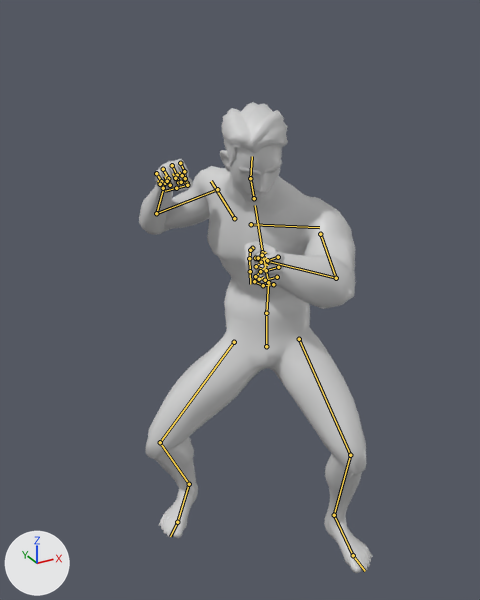
A saved change to the glTF model assets/models/character/guardian.glb.
Both versions are drawn from a 50 mm lens placed at (-1.025, -1.661, 1.849), pointed at (-0.074, 0.067, 0.985). The lights are fixed; the arrows at lower left show +X, +Y and +Z. The picture after the commit comes second. Both versions are drawn at frame 17 of the action 'BowRapid'; the numbers are the values there. The bones that change, and the others that lie on the model, are drawn over the model as lines.

Objects in the first picture: 'StoneGuardian'.
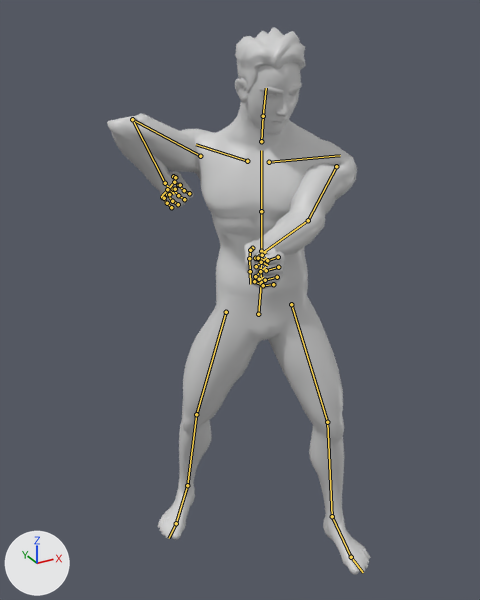
The change, as a diff of the scene's bpy script:
```diff
--- a/assets/models/character/guardian.glb.py
+++ b/assets/models/character/guardian.glb.py
@@ bone_pelvis @@
 bone_pelvis = bpy.data.objects['WarriorRig'].pose.bones['pelvis']  # child of 'root'
-bone_pelvis.location = (0.056, -0.197, -0.011)
-bone_pelvis.rotation_quaternion = (0.967, -0.147, -0.207, 0.035)  # degrees (-19, -23, 8)
+bone_pelvis.location = (0.005, -0.047, -0.025)
+bone_pelvis.rotation_quaternion = (0.992, -0.046, -0.113, 0.027)  # degrees (-6, -13, 4)
@@ bone_spine_01 @@
 bone_spine_01 = bpy.data.objects['WarriorRig'].pose.bones['spine_01']  # child of 'pelvis'
-bone_spine_01.rotation_quaternion = (0.975, -0.003, -0.219, -0.044)  # degrees (1, -25, -5)
+bone_spine_01.rotation_quaternion = (0.975, 0.0, -0.223, 0.002)  # degrees (0, -26, 0)
@@ bone_spine_02 @@
 bone_spine_02 = bpy.data.objects['WarriorRig'].pose.bones['spine_02']  # child of 'spine_01'
-bone_spine_02.rotation_quaternion = (0.948, 0.316, -0.041, 0.007)  # degrees (37, -5, -1)
+bone_spine_02.rotation_quaternion = (0.996, 0.093, 0.0, 0.0)  # degrees (11, 0, 0)
@@ bone_spine_03 @@
 bone_spine_03 = bpy.data.objects['WarriorRig'].pose.bones['spine_03']  # child of 'spine_02'
-bone_spine_03.rotation_quaternion = (0.985, 0.127, -0.112, -0.036)  # degrees (15, -12, -6)
+bone_spine_03.rotation_quaternion = (0.996, 0.093, 0.0, 0.0)  # degrees (11, 0, 0)
@@ bone_neck_01 @@
 bone_neck_01 = bpy.data.objects['WarriorRig'].pose.bones['neck_01']  # child of 'spine_03'
-bone_neck_01.rotation_quaternion = (0.966, -0.173, 0.172, -0.086)  # degrees (-22, 18, -14)
+bone_neck_01.rotation_quaternion = (0.988, -0.092, 0.11, -0.058)  # degrees (-11, 12, -8)
@@ bone_head @@
 bone_head = bpy.data.objects['WarriorRig'].pose.bones['Head']  # child of 'neck_01'
-bone_head.rotation_quaternion = (0.958, 0.1, 0.264, -0.054)  # degrees (11, 31, -3)
+bone_head.rotation_quaternion = (0.978, 0.079, 0.193, -0.014)  # degrees (9, 22, 0)
@@ bone_upperarm_l @@
 bone_upperarm_l = bpy.data.objects['WarriorRig'].pose.bones['upperarm_l']  # child of 'clavicle_l'
-bone_upperarm_l.rotation_quaternion = (0.911, 0.366, -0.137, 0.13)  # degrees (42, -20, 8)
+bone_upperarm_l.rotation_quaternion = (0.513, 0.508, -0.394, -0.569)  # degrees (80, 10, -88)
@@ bone_lowerarm_l @@
 bone_lowerarm_l = bpy.data.objects['WarriorRig'].pose.bones['lowerarm_l']  # child of 'upperarm_l'
-bone_lowerarm_l.rotation_quaternion = (0.772, 0.583, -0.178, 0.181)  # degrees (73, -29, 5)
+bone_lowerarm_l.rotation_quaternion = (0.988, 0.097, 0.071, -0.102)  # degrees (10, 9, -11)
@@ bone_hand_l @@
 bone_hand_l = bpy.data.objects['WarriorRig'].pose.bones['hand_l']  # child of 'lowerarm_l'
-bone_hand_l.rotation_quaternion = (0.591, -0.549, -0.303, 0.507)  # degrees (-77, 11, 72)
+bone_hand_l.rotation_quaternion = (0.832, 0.07, -0.067, 0.546)  # degrees (3, -11, 66)
@@ bone_upperarm_r @@
 bone_upperarm_r = bpy.data.objects['WarriorRig'].pose.bones['upperarm_r']  # child of 'clavicle_r'
-bone_upperarm_r.rotation_quaternion = (0.921, 0.295, 0.169, 0.192)  # degrees (38, 11, 27)
+bone_upperarm_r.rotation_quaternion = (0.859, 0.367, 0.21, -0.288)  # degrees (38, 35, -25)
@@ bone_lowerarm_r @@
 bone_lowerarm_r = bpy.data.objects['WarriorRig'].pose.bones['lowerarm_r']  # child of 'upperarm_r'
-bone_lowerarm_r.rotation_quaternion = (0.407, 0.854, 0.118, -0.301)  # degrees (128, 38, -3)
+bone_lowerarm_r.rotation_quaternion = (0.139, 0.677, -0.235, 0.684)  # degrees (79, -98, 71)
@@ bone_hand_r @@
 bone_hand_r = bpy.data.objects['WarriorRig'].pose.bones['hand_r']  # child of 'lowerarm_r'
-bone_hand_r.rotation_quaternion = (0.992, -0.018, 0.124, -0.015)  # degrees (-2, 14, -2)
+bone_hand_r.rotation_quaternion = (0.991, 0.125, 0.003, 0.045)  # degrees (14, 0, 5)
@@ bone_thigh_l @@
 bone_thigh_l = bpy.data.objects['WarriorRig'].pose.bones['thigh_l']  # child of 'pelvis'
-bone_thigh_l.rotation_quaternion = (0.955, -0.251, 0.001, -0.156)  # degrees (-29, -4, -17)
+bone_thigh_l.rotation_quaternion = (0.986, -0.122, 0.001, -0.111)  # degrees (-14, -1, -13)
@@ bone_calf_l @@
 bone_calf_l = bpy.data.objects['WarriorRig'].pose.bones['calf_l']  # child of 'thigh_l'
-bone_calf_l.rotation_quaternion = (0.836, 0.542, -0.068, 0.055)  # degrees (66, -10, 1)
+bone_calf_l.rotation_quaternion = (0.982, 0.149, -0.11, 0.029)  # degrees (17, -13, 1)
@@ bone_foot_l @@
 bone_foot_l = bpy.data.objects['WarriorRig'].pose.bones['foot_l']  # child of 'calf_l'
-bone_foot_l.rotation_quaternion = (0.987, -0.141, -0.071, 0.027)  # degrees (-17, -8, 4)
+bone_foot_l.rotation_quaternion = (0.995, 0.036, -0.036, 0.088)  # degrees (4, -4, 10)
@@ bone_thigh_r @@
 bone_thigh_r = bpy.data.objects['WarriorRig'].pose.bones['thigh_r']  # child of 'pelvis'
-bone_thigh_r.rotation_quaternion = (0.942, -0.042, -0.002, 0.334)  # degrees (-5, 1, 39)
+bone_thigh_r.rotation_quaternion = (0.987, 0.11, -0.001, 0.115)  # degrees (13, -2, 13)
@@ bone_calf_r @@
 bone_calf_r = bpy.data.objects['WarriorRig'].pose.bones['calf_r']  # child of 'thigh_r'
-bone_calf_r.rotation_quaternion = (0.806, 0.514, 0.229, -0.183)  # degrees (64, 34, -4)
+bone_calf_r.rotation_quaternion = (0.929, 0.081, 0.355, -0.069)  # degrees (8, 42, -5)
@@ bone_foot_r @@
 bone_foot_r = bpy.data.objects['WarriorRig'].pose.bones['foot_r']  # child of 'calf_r'
-bone_foot_r.rotation_quaternion = (0.935, -0.231, -0.035, -0.266)  # degrees (-25, -11, -29)
+bone_foot_r.rotation_quaternion = (0.983, -0.068, 0.057, -0.162)  # degrees (-9, 5, -19)
```

Pixel boxes (x1, y1, x2, y2) of what changed, in the pictures (480 x 600 px):
'StoneGuardian', posed (13% wider, 16% taller)
    before: (139, 102, 373, 573)
    after: (107, 27, 371, 575)
bone 'pelvis', root to tip
    before: (266, 346) to (266, 316)
    after: (258, 314) to (261, 284)
bone 'spine_01', root to tip
    before: (266, 313) to (268, 282)
    after: (261, 282) to (261, 251)
bone 'spine_02', root to tip
    before: (268, 282) to (262, 252)
    after: (261, 251) to (261, 211)
bone 'spine_03', root to tip
    before: (262, 252) to (255, 205)
    after: (261, 211) to (261, 150)
bone 'neck_01', root to tip
    before: (254, 198) to (250, 178)
    after: (261, 141) to (263, 116)
bone 'Head', root to tip
    before: (250, 178) to (252, 156)
    after: (263, 116) to (266, 88)
bone 'upperarm_l', root to tip
    before: (320, 234) to (336, 278)
    after: (336, 166) to (308, 220)
bone 'lowerarm_l', root to tip
    before: (336, 278) to (255, 258)
    after: (308, 220) to (255, 258)
bone 'upperarm_r', root to tip
    before: (217, 189) to (156, 213)
    after: (200, 156) to (132, 119)
bone 'lowerarm_r', root to tip
    before: (156, 213) to (165, 183)
    after: (132, 119) to (165, 183)
bone 'hand_r', root to tip
    before: (165, 183) to (166, 174)
    after: (165, 183) to (174, 194)
bone 'thigh_l', root to tip
    before: (299, 339) to (350, 455)
    after: (291, 304) to (327, 422)
bone 'calf_l', root to tip
    before: (350, 455) to (334, 515)
    after: (327, 422) to (332, 516)
bone 'foot_l', root to tip
    before: (334, 515) to (353, 555)
    after: (332, 516) to (351, 557)
bone 'thigh_r', root to tip
    before: (234, 342) to (160, 442)
    after: (226, 312) to (196, 414)
bone 'calf_r', root to tip
    before: (160, 442) to (189, 484)
    after: (196, 414) to (187, 485)
bone 'foot_r', root to tip
    before: (189, 484) to (177, 522)
    after: (187, 485) to (176, 523)
